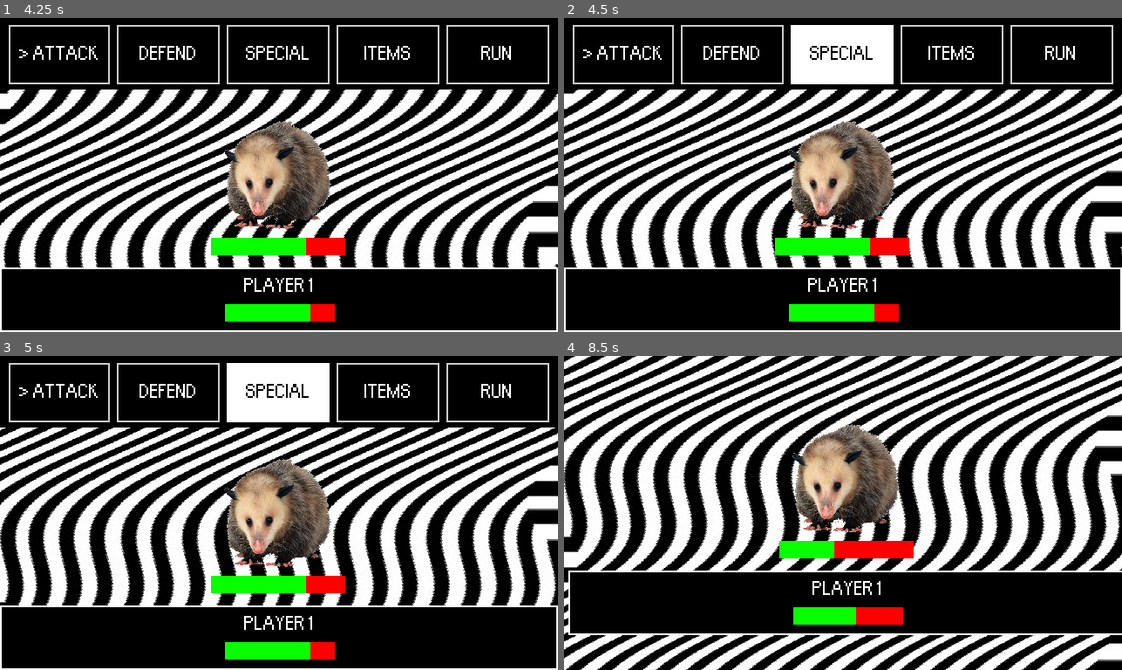
Above: before the commit, frames 1-4 (two rows, left to right).
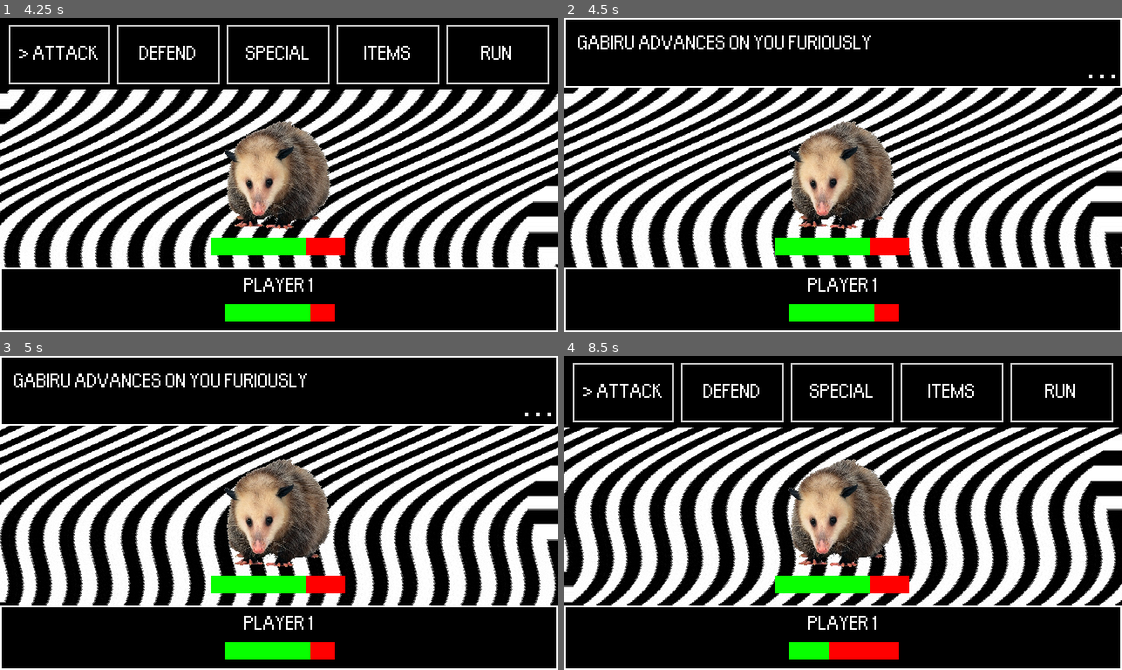
Above: after the commit, the same moments.

Repository: Fyre-Flye/pif_godot_project
Game: Godot game, scene res://Battle.tscn
The game is run twice, just before and just after one commit, with the same random seed, the same clock (stepped at 60 frames per second) and the same inputs. This scene is started directly instead of the project's main scene.
Inputs (mouse positions are in pixels of both pictures, inside the frame that each line leads up to):
- Up to frame 1 (4.25 s): tap Enter (ui_accept) at 0.5, 0.77, 1.52, 3.02, 3.77 s; move the mouse to (401, 159) at 0.52 s; hold Right (ui_right) 0.53-1.28 s; click (401, 159) at 0.67 s; move the mouse to (167, 190) at 1.27 s; hold Down (ui_down) 1.28-2.03 s; move the mouse to (334, 105) at 2.02 s; hold Right (ui_right) 2.03-2.78 s; move the mouse to (251, 237) at 2.77 s; hold Up (ui_up) 2.78-3.53 s; click (251, 237) at 2.92 s; move the mouse to (446, 222) at 3.52 s; hold Left (ui_left) from 3.53 s (still down)
- Up to frame 2 (4.5 s): release Left (ui_left) at 4.25 s; click "SPECIAL" at 4.25 s
- Up to frame 3 (5 s): no input
- Up to frame 4 (8.5 s): move the mouse to (675, 465) at 5.02 s; hold Left (ui_left) 5.03-5.78 s; tap Enter (ui_accept) at 5.27, 7.52, 8.27 s; move the mouse to (870, 513) at 5.77 s; hold Down (ui_down) 5.78-6.5 s; click (870, 513) at 5.92 s; click (954, 390) at 6.5 s, where only the run after the commit has a clickable "ITEMS"; move the mouse to (759, 434) at 7.27 s; hold Right (ui_right) 7.28-8.03 s; move the mouse to (965, 497) at 8.02 s; hold Up (ui_up) from 8.03 s (still down)

Frame 1 is identical in both runs. In frame 2, 7.1% of the frame differs, in the area x 0-100%, y 0-23%; in frame 3, 7.1%; in frame 4, 58%, in the area x 0-100%, y 0-100%.

Commit message:
some improvments in battle phase script

Diff:
--- a/Battle.tscn
+++ b/Battle.tscn
@@ -16,6 +16,7 @@
 [ext_resource path="res://Music and Sounds/Mother 1Mother 2 Victory Theme Mashu.wav" type="AudioStream" id=14]
 [ext_resource path="res://Music and Sounds/EnemyDie.wav" type="AudioStream" id=15]
 [ext_resource path="res://Music and Sounds/Mother (NES) Music   Game Ove.wav" type="AudioStream" id=16]
+[ext_resource path="res://Music and Sounds/SMAAAAS.wav" type="AudioStream" id=17]
 [ext_resource path="res://Fonts/apple_kid_dynamic.tres" type="DynamicFont" id=18]
 [ext_resource path="res://Music and Sounds/Menu Move.wav" type="AudioStream" id=19]
 
@@ -476,6 +477,12 @@
 [node name="SelectionMove" type="AudioStreamPlayer" parent="."]
 stream = ExtResource( 19 )
 
+[node name="Critical" type="AudioStreamPlayer" parent="."]
+stream = ExtResource( 17 )
+volume_db = -5.0
+
 [connection signal="pressed" from="ActionPanel/Actions/Attack" to="." method="_on_Attack_pressed"]
 [connection signal="pressed" from="ActionPanel/Actions/Defend" to="." method="_on_Defend_pressed"]
+[connection signal="pressed" from="ActionPanel/Actions/Special" to="." method="_on_Special_pressed"]
+[connection signal="pressed" from="ActionPanel/Actions/Items" to="." method="_on_Items_pressed"]
 [connection signal="pressed" from="ActionPanel/Actions/Run" to="." method="_on_Run_pressed"]
--- a/project.godot
+++ b/project.godot
@@ -10,9 +10,10 @@
 
 [application]
 
-config/name="Action RPG"
+config/name="NeastBound"
+config/description="Turn Based RPG "
 run/main_scene="res://World.tscn"
-config/icon="res://icon.png"
+config/icon="res://Player/Player.png"
 
 [autoload]
 
--- a/src/Battle.gd
+++ b/src/Battle.gd
@@ -131,16 +131,19 @@
 
 	if current_player_health == 0:
 		$PlayerPanel.modulate = Color(1, 0, 0)
+		$TextBox.modulate = Color(1, 0, 0)
 		display_text("CRITICAL DAMAGE!")
-
-		$TextBox.modulate = Color(1, 0, 0)
-		yield(self, "textbox_closed")
+		$AnimationPlayer.play("Screenshake")
+		$Critical.play()
+		yield(self, "textbox_closed")
+
+		$Critical.stop()
 		$Select.play()
 		$OST.stop()
 		display_text("YOU LOST THE BATTLE!")
-		$TextBox.modulate = Color(1, 0, 0)
 		$Lost.play()
 		yield(self, "textbox_closed")
+		$PlayerPanel.hide()
 		$Select.play()
 		yield(get_tree().create_timer(0.25), "timeout")
 		get_tree().quit()
@@ -196,3 +199,12 @@
 	$Select.play()
 	yield(get_tree().create_timer(0.25), "timeout")
 	enemy_turn()
+
+
+func _on_Special_pressed():
+	$ActionConfirm.play()
+	enemy_turn()
+
+func _on_Items_pressed():
+	$ActionConfirm.play()
+	enemy_turn()
Not shown: 1 places in Battle.tscn that only renumber resources
Not shown, added: Music and Sounds/SMAAAAS.wav.import
Not shown, added: Music and Sounds/SMAAAAS.wav
